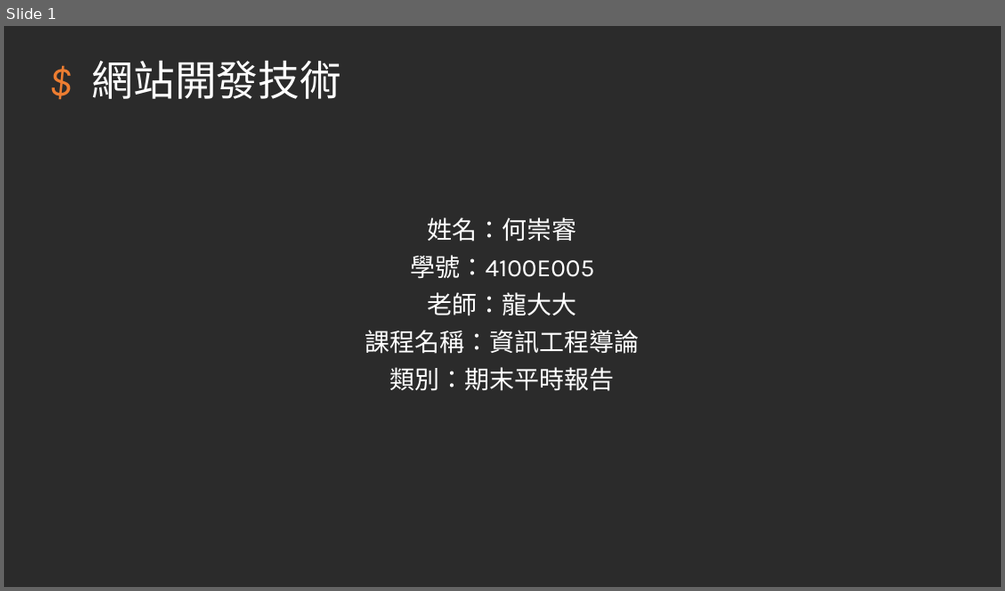
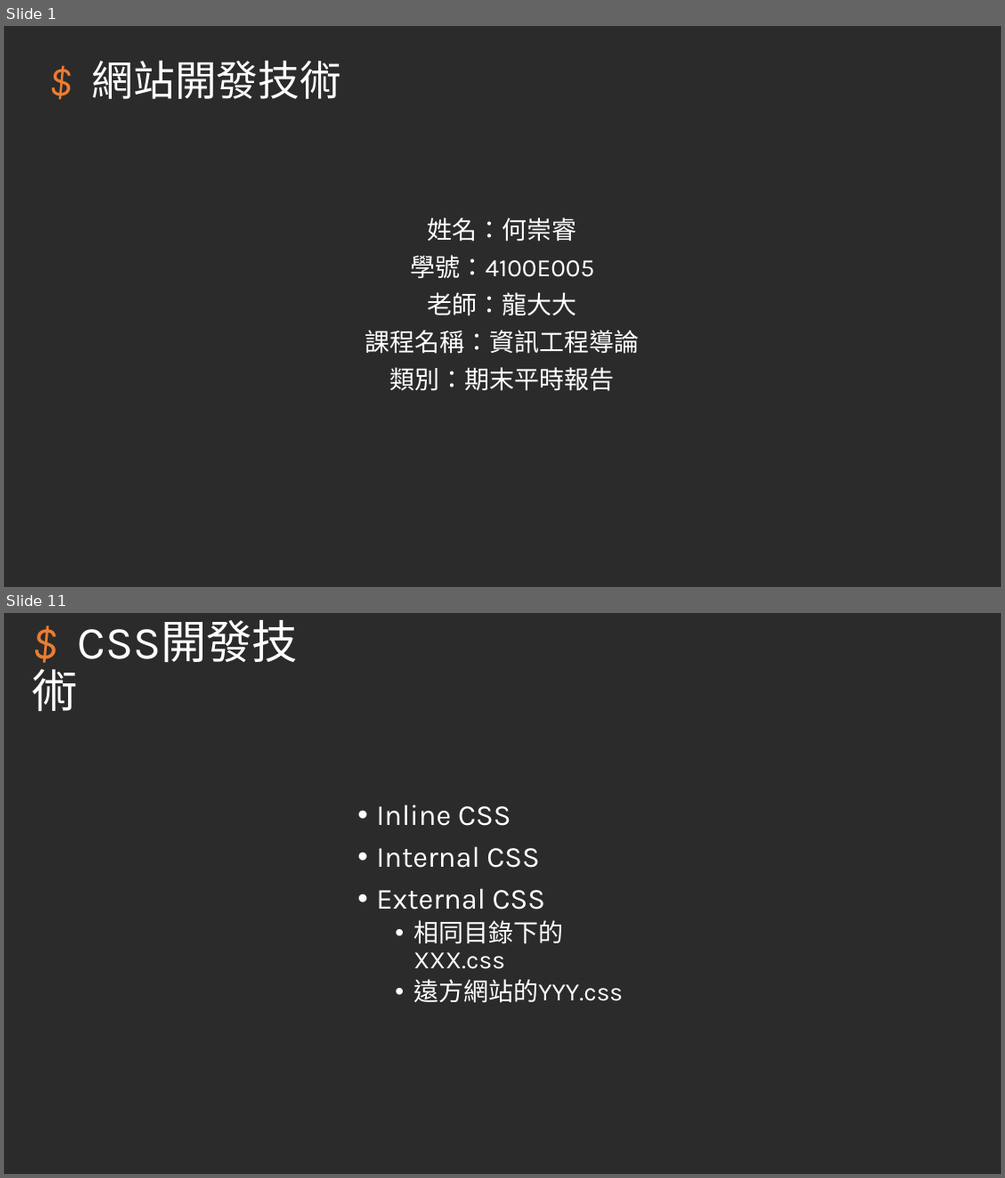
Before and after one commit to hehank/KSU_Class, a slide deck: 報告/網站開發技術_期末報告.pptm. Shown one above the other, each under a label of ours: slide 1 before the commit, slides 1 and 11 after it; the slides between them are not shown. The pictures are 1005x591 and 1005x1178 pixels, drawn with LibreOffice and Linux fonts; fonts in the diff are those of the drawing; background and template pictures are left out; a plain dark background stands for a picture behind light text. Boxes give left, top, right and bottom in pixels: in the first picture for what was removed or moved away, otherwise in the second. Text is boxed around its words. In the diff, an @@ line names an element or a change of style, - is before the commit and + after.

```diff
--- a/報告/網站開發技術_期末報告.pptm
+++ b/報告/網站開發技術_期末報告.pptm
@@ slide 11 added at (4,613,1001,1174), background picture (left out) @@
@@ title added at (24,639,345,699), 44 pt, text #FFFFFF @@
+$ CSS開發技術
@@ text added at (376,804,623,1003), 28 pt, text #FFFFFF @@
+• Inline CSS
+• Internal CSS
+• External CSS
+  • 相同目錄下的XXX.css
+  • 遠方網站的YYY.css
```
Also in this commit, not shown: 11 other slides added, 9 slides removed.
